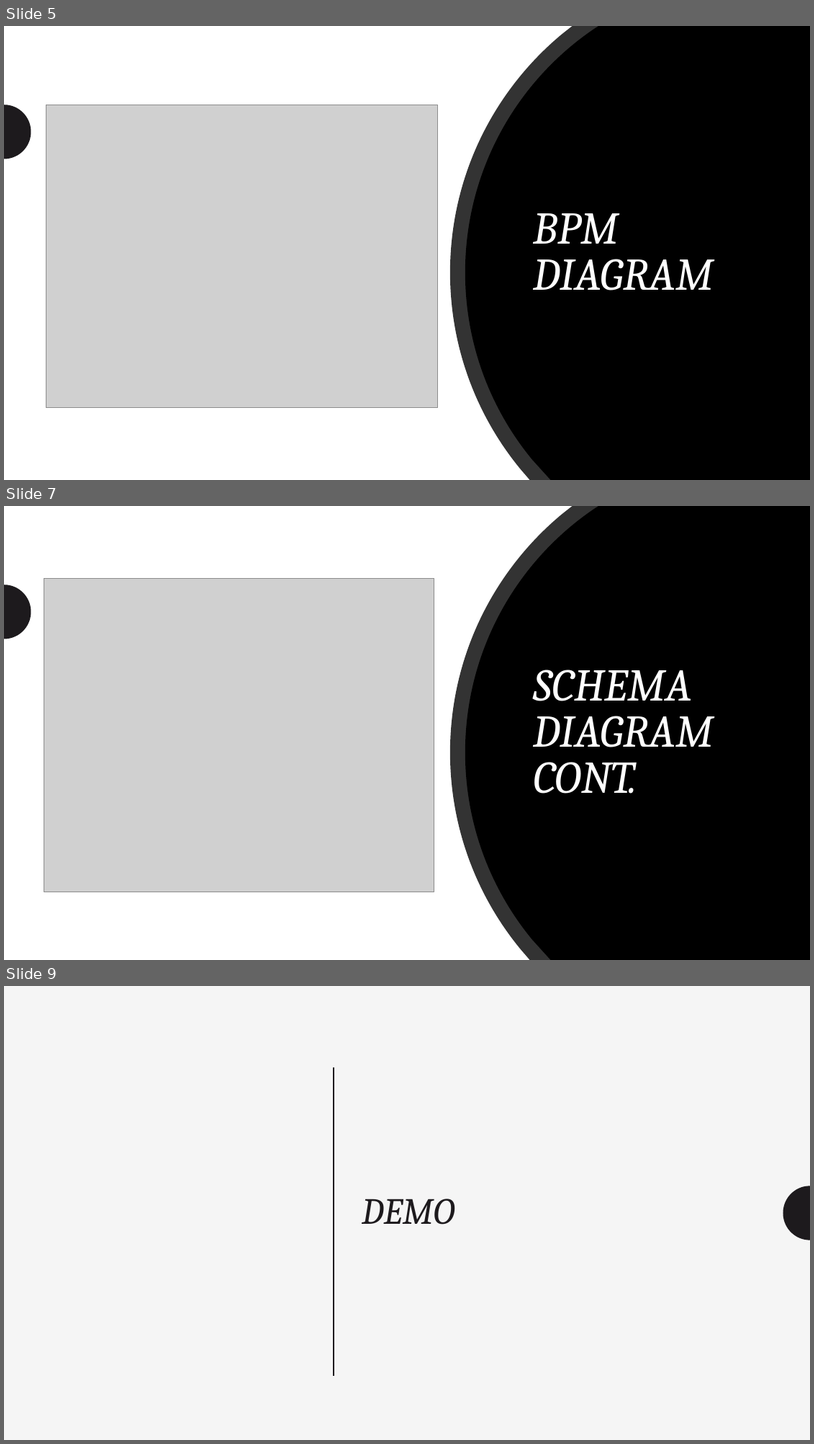
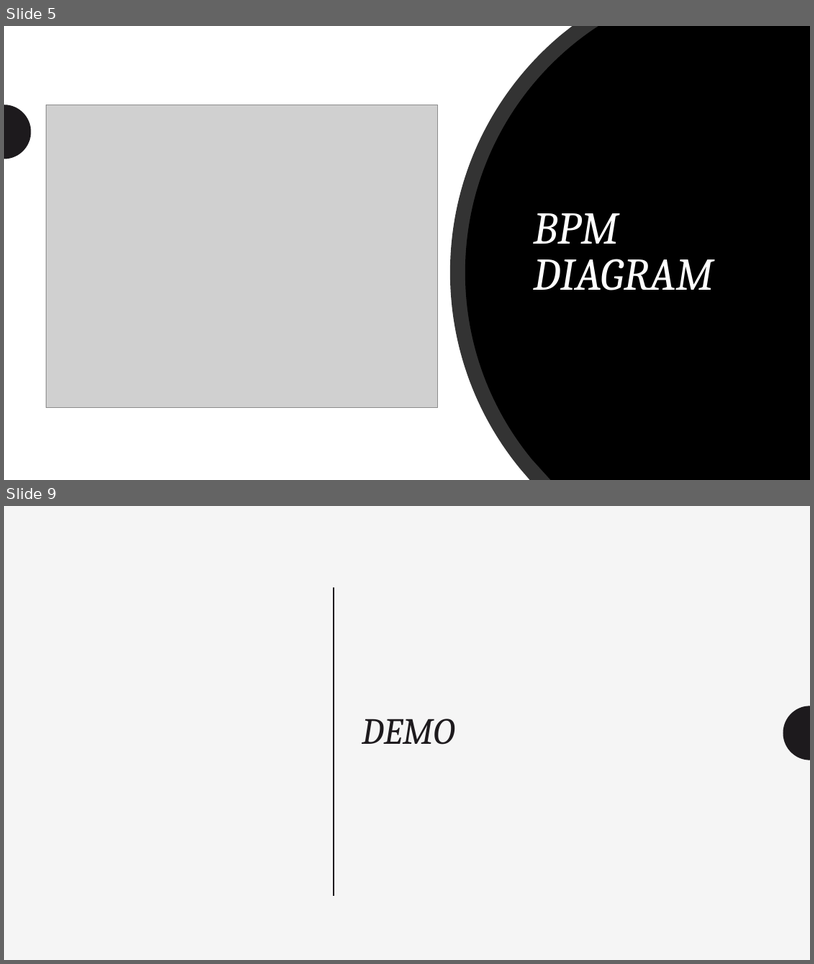
Before and after one commit to acquayefrank/nyc-crashes, a slide deck: documents/final_presentation.pptx. Shown one above the other, each under a label of ours: slides 5, 7 and 9 before the commit, slides 5 and 9 after it; the slides between them are not shown. The pictures are 814x1444 and 814x964 pixels, drawn with LibreOffice and Linux fonts; fonts in the diff are those of the drawing; grey boxes stand for pictures. Boxes give left, top, right and bottom in pixels: in the first picture for what was removed or moved away, otherwise in the second. Text is boxed around its words. In the diff, an @@ line names an element or a change of style, - is before the commit and + after.

```diff
--- a/documents/final_presentation.pptx
+++ b/documents/final_presentation.pptx
@@ slide 7 removed at [4, 506, 810, 960], background #FFFFFF; not listed: 2 template elements that a slide beside it also shows @@
@@ rectangle removed at [4, 506, 810, 960] @@
@@ freeform shape removed at [450, 506, 810, 960] @@
@@ freeform shape removed at [466, 506, 810, 960] @@
@@ freeform shape removed at [4, 584, 31, 639] @@
@@ picture removed at [44, 578, 435, 891] @@
@@ line removed from (55, 590) to (55, 960) @@
@@ freeform shape removed at [784, 584, 810, 639] @@
@@ title removed at [533, 669, 714, 793] @@
-SCHEMA DIAGRAM CONT.
```
Also in this commit, not shown: 2 slides changed, 1 slide added.
